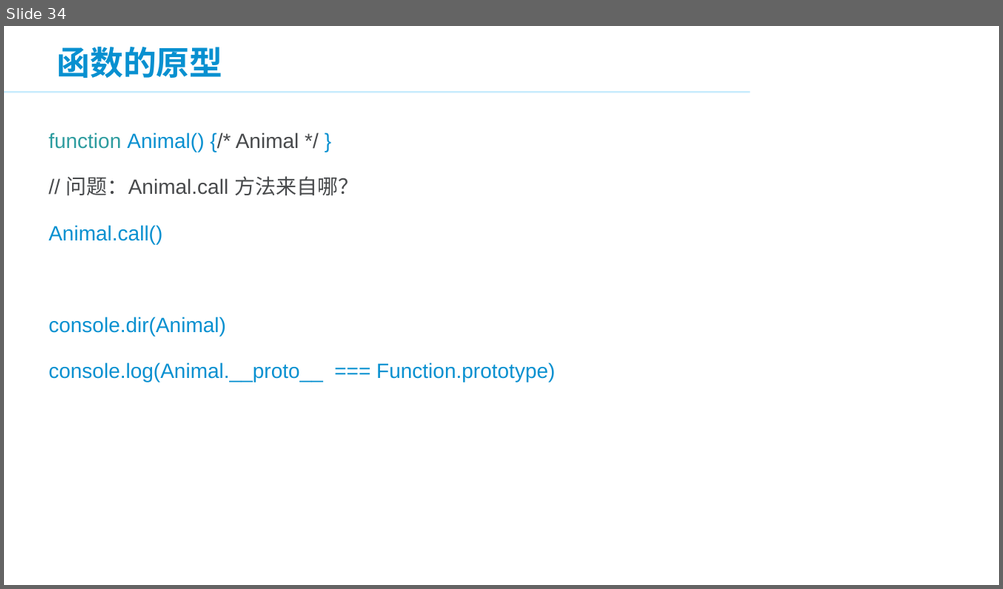
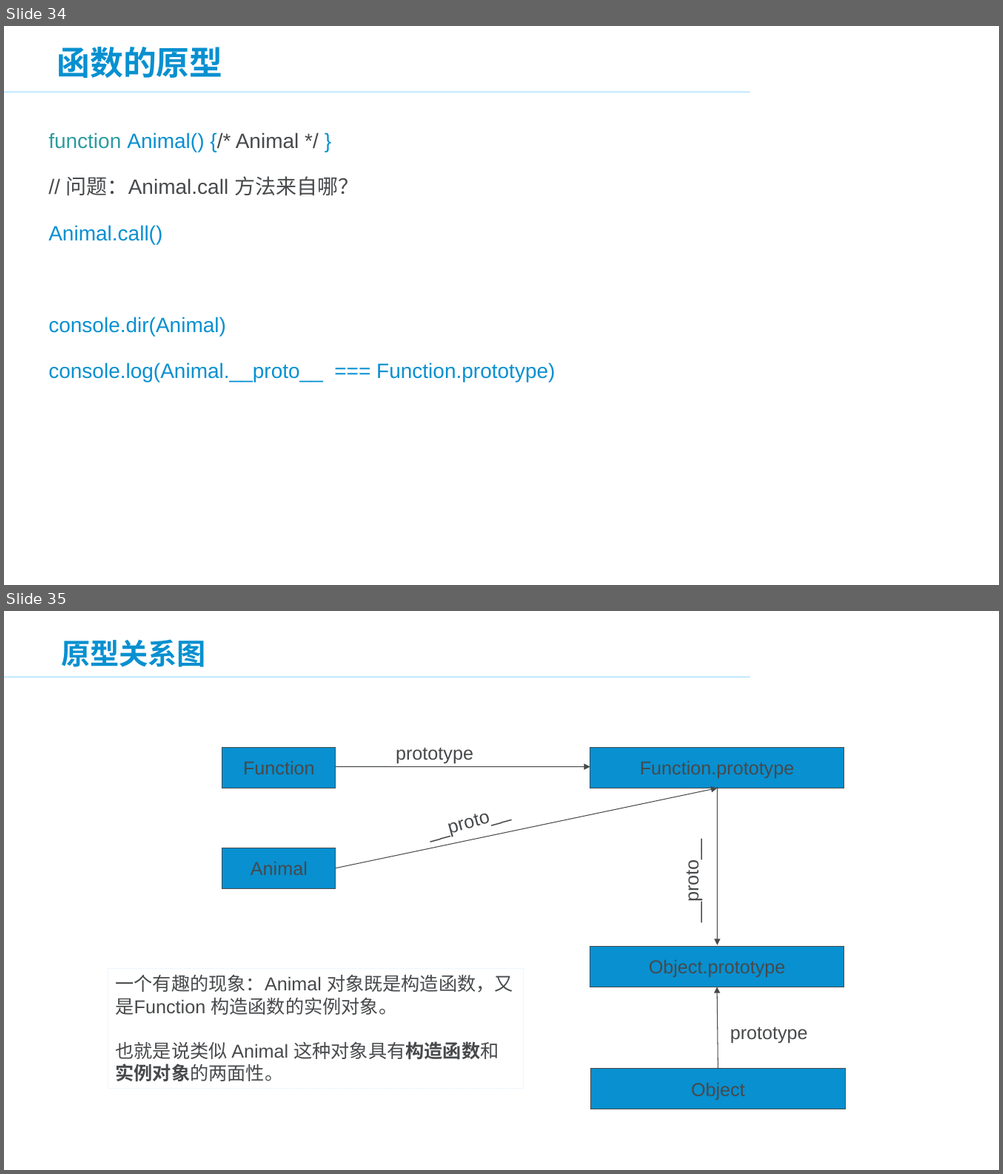
Before and after one commit to panxuepeng/javascript, a slide deck: ppt/JavaScript 高级部分.ppt. Shown one above the other, each under a label of ours: slide 34 before the commit, slides 34 and 35 after it. The pictures are 1003x589 and 1003x1174 pixels, drawn with LibreOffice and Linux fonts; fonts in the diff are those of the drawing; background and template pictures are left out. Boxes give left, top, right and bottom in pixels: in the first picture for what was removed or moved away, otherwise in the second. Text is boxed around its words. In the diff, an @@ line names an element or a change of style, - is before the commit and + after.

```diff
--- a/ppt/JavaScript 高级部分.ppt
+++ b/ppt/JavaScript 高级部分.ppt
@@ slide 35 added at (4,611,999,1170), background #FFFFFF; not listed: 2 template elements that a slide beside it also shows @@
@@ title added at (61,639,206,667), 28 pt, text #0890D0, bold @@
+原型关系图
@@ rectangle added at (222,747,336,789), fill #0890D0, outline #47494B 0.74 pt, 18 pt, text #47494B @@
+Function
@@ text added at (395,747,473,764), 18 pt, text #47494B @@
+prototype
@@ rectangle added at (590,747,843,789), fill #0890D0, outline #47494B 0.74 pt, 18 pt, text #47494B @@
+Function.prototype
@@ arrow added from (336, 767) to (590, 767), #47494B 0.74 pt @@
@@ text added at (416,783,558,849), 18 pt, text #47494B @@
+__proto__
@@ arrow added from (717, 787) to (717, 945), #47494B 0.74 pt @@
@@ arrow added from (336, 869) to (717, 789), #47494B 0.74 pt @@
@@ rectangle added at (222,848,336,889), fill #0890D0, outline #47494B 0.74 pt, 18 pt, text #47494B @@
+Animal
@@ text added at (681,847,702,920), 18 pt, text #47494B @@
+__proto__
@@ rectangle added at (590,945,843,987), fill #0890D0, outline #47494B 0.74 pt, 18 pt, text #47494B @@
+Object.prototype
@@ rectangle added at (108,969,523,1088), outline #EAF5FC 0.74 pt, 18 pt, text #47494B @@
+一个有趣的现象：Animal 对象既是构造函数，又是Function 构造函数的实例对象。
+也就是说类似 Animal 这种对象具有构造函数和实例对象的两面性。
@@ arrow added from (717, 1068) to (717, 987), #47494B 0.74 pt @@
@@ text added at (730,1027,808,1044), 18 pt, text #47494B @@
+prototype
@@ rectangle added at (591,1068,845,1109), fill #0890D0, outline #47494B 0.74 pt, 18 pt, text #47494B @@
+Object
```
Also in this commit, not shown: 9 other slides added, 14 slides removed, 6 other files.
